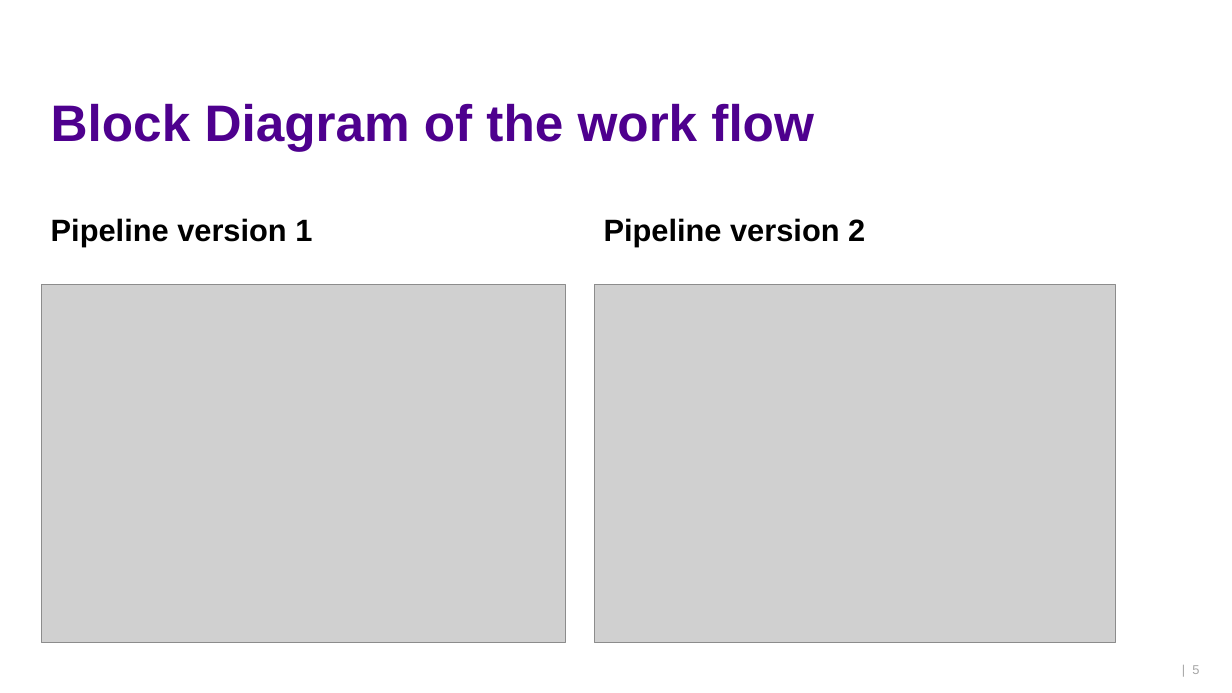
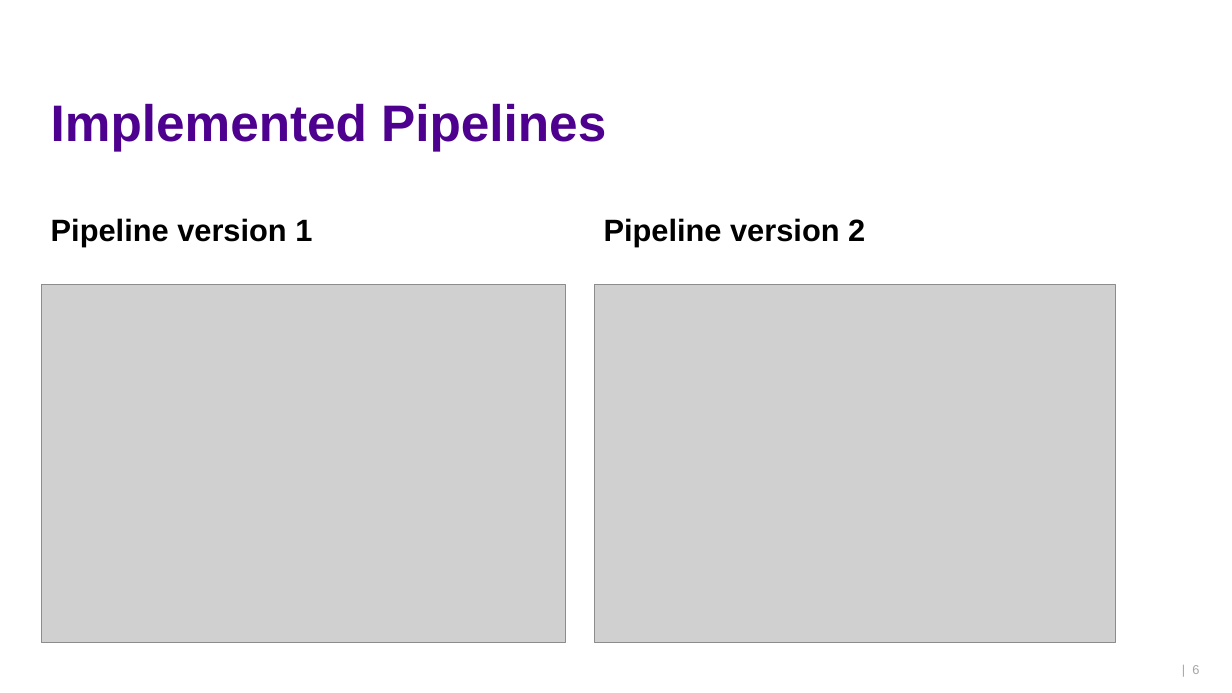
Before and after one commit to ktlhtn/AutoSTAnnot, a slide deck: slide 6 of Power point files/Final presentation.pptx (slide 5 before the commit). Drawn at 1232x693 pixels with LibreOffice and Linux fonts; fonts in the diff are those of the drawing; grey boxes stand for pictures; background and template pictures are left out. Boxes give left, top, right and bottom in pixels: in the first picture for what was removed or moved away, otherwise in the second. Text is boxed around its words. In the diff, an @@ line names an element or a change of style, - is before the commit and + after.

```diff
--- a/Power point files/Final presentation.pptx
+++ b/Power point files/Final presentation.pptx
@@ title at (51, 103, 606, 151): text changed @@
-Block Diagram of the work flow
+Implemented Pipelines
```
Also in this commit, not shown: 7 other slides changed, 6 slides added, 3 slides removed.
